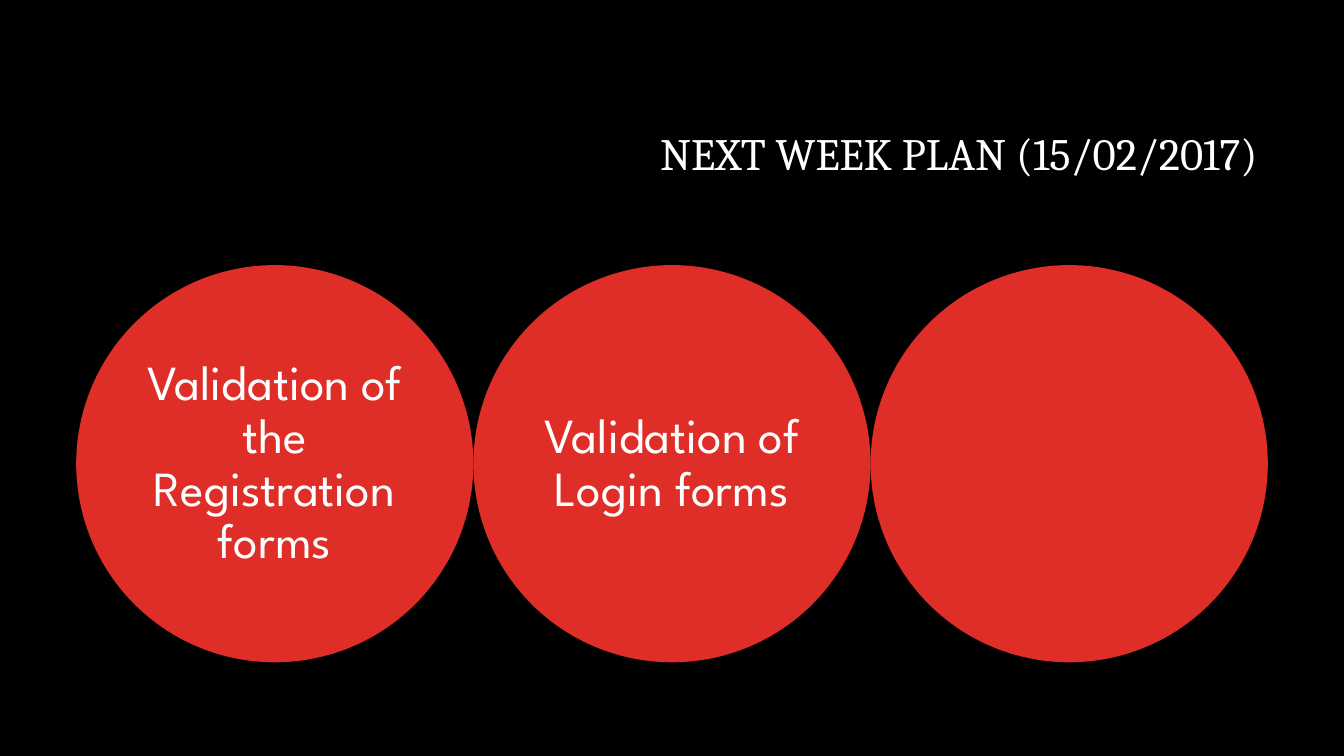
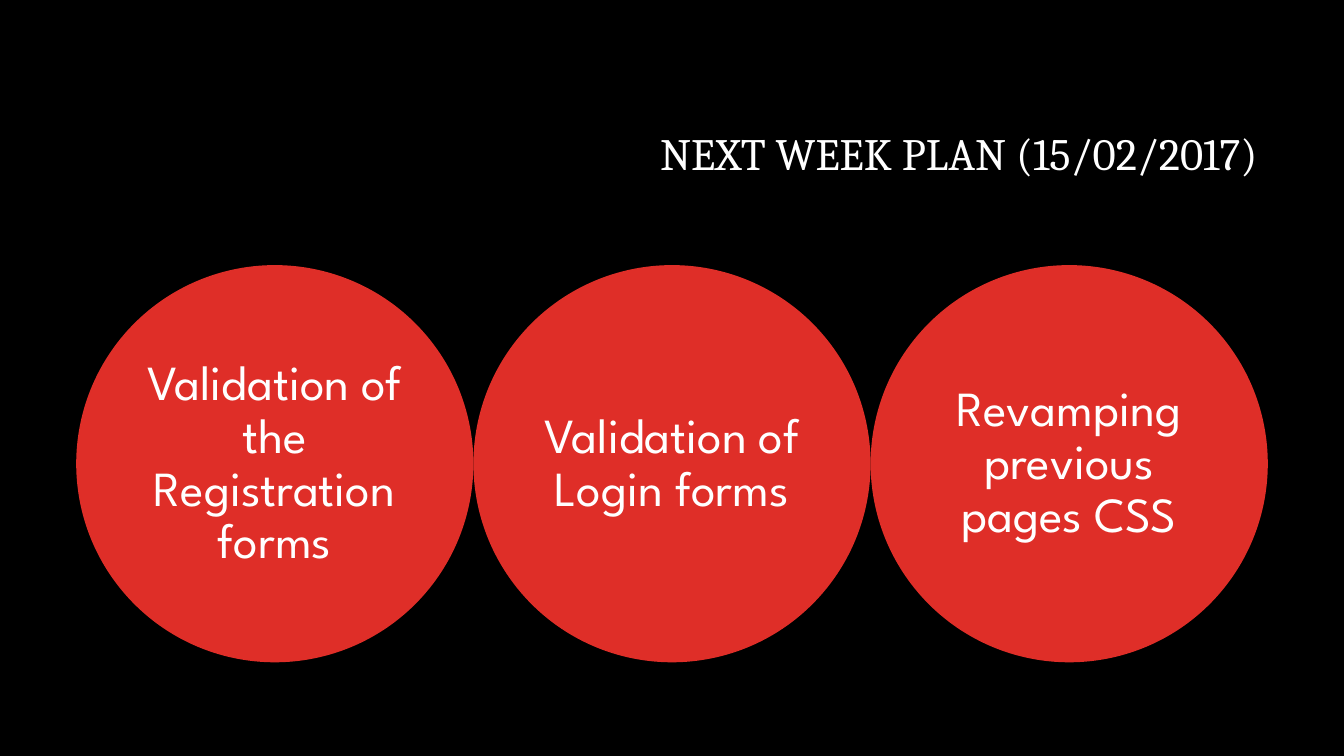
Before and after one commit to priyasatbhaya/IT_WEBD, a slide deck: slide 13 of Internet and web technology new ppt.pptx. Drawn at 1344x756 pixels with LibreOffice and Linux fonts; fonts in the diff are those of the drawing; background and template pictures are left out. Boxes give left, top, right and bottom in pixels: in the first picture for what was removed or moved away, otherwise in the second. Text is boxed around its words. In the diff, an @@ line names an element or a change of style, - is before the commit and + after.

```diff
--- a/Internet and web technology new ppt.pptx
+++ b/Internet and web technology new ppt.pptx
@@ text added at [957, 393, 1182, 543], 35 pt, text #FFFFFF @@
+Revamping previous pages CSS
```
Also in this commit, not shown: 5 other slides changed, 5 other files.
